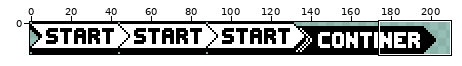
Pixel-art file: Execute/Assets/Sprites/SourcesASE/ContinueButton.ase. The first picture is a wide view before the edit; the outline marks the close-up.
Close-up. Earlier state:
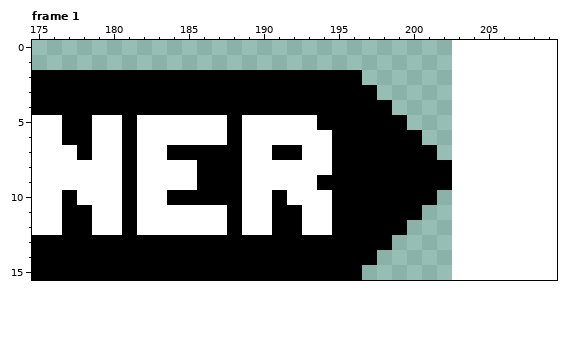
203x16 pixels, 4 frames. Shown: frame 1: x 175..209, y 0..15. The old version is drawn lined up with the new one, on the new canvas. The commit also changed other frames or places, which this record leaves out.
New version:
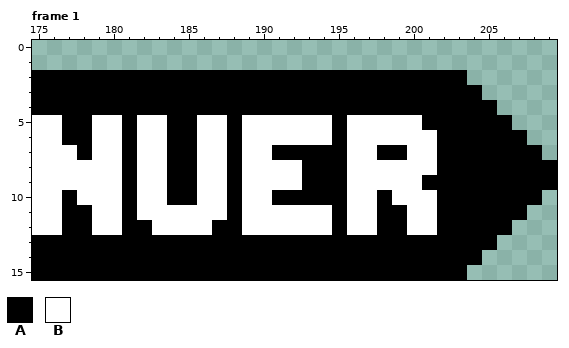
Palette (. is transparent): A #000000  B #ffffff
Diff:
{"change": "canvas 203x16 -> 210x16"}
{"where": "frame 1"}
{"frame":1,"y":2,"x":197,"old":".......","new":"AAAAAAA"}
{"frame":1,"y":3,"x":198,"old":".......","new":"AAAAAAA"}
{"frame":1,"y":4,"x":199,"old":".......","new":"AAAAAAA"}
{"frame":1,"y":5,"x":184,"old":"BB","new":"AA"}
{"frame":1,"y":5,"x":194,"old":"A","new":"B"}
{"frame":1,"y":5,"x":196,"old":"AAAA.......","new":"BBBBBAAAAAA"}
{"frame":1,"y":6,"x":184,"old":"BB","new":"AA"}
{"frame":1,"y":6,"x":196,"old":"AAAAA.......","new":"BBBBBBAAAAAA"}
{"frame":1,"y":7,"x":186,"old":"AA","new":"BB"}
{"frame":1,"y":7,"x":193,"old":"BB","new":"AA"}
{"frame":1,"y":7,"x":196,"old":"AA","new":"BB"}
{"frame":1,"y":7,"x":200,"old":"AA.......","new":"BBAAAAAAA"}
{"frame":1,"y":8,"x":184,"old":"BBAA","new":"AABB"}
{"frame":1,"y":8,"x":193,"old":"BB","new":"AA"}
{"frame":1,"y":8,"x":196,"old":"AAAAAA","new":"BBBBBB"}
{"frame":1,"y":8,"x":203,"old":".......","new":"AAAAAAA"}
{"frame":1,"y":9,"x":184,"old":"BBAA","new":"AABB"}
{"frame":1,"y":9,"x":193,"old":"B","new":"A"}
{"frame":1,"y":9,"x":196,"old":"AAAAA","new":"BBBBB"}
{"frame":1,"y":9,"x":203,"old":".......","new":"AAAAAAA"}
{"frame":1,"y":10,"x":186,"old":"AA","new":"BB"}
{"frame":1,"y":10,"x":192,"old":"BBB","new":"AAA"}
{"frame":1,"y":10,"x":196,"old":"AA","new":"BB"}
{"frame":1,"y":10,"x":199,"old":"AAA.......","new":"BBBAAAAAAA"}
{"frame":1,"y":11,"x":191,"old":"AA","new":"BB"}
{"frame":1,"y":11,"x":196,"old":"AA","new":"BB"}
{"frame":1,"y":11,"x":200,"old":"A.......","new":"BBAAAAAA"}
{"frame":1,"y":12,"x":182,"old":"B","new":"A"}
{"frame":1,"y":12,"x":187,"old":"B","new":"A"}
{"frame":1,"y":12,"x":191,"old":"AA","new":"BB"}
{"frame":1,"y":12,"x":196,"old":"AA","new":"BB"}
{"frame":1,"y":12,"x":200,"old":".......","new":"BBAAAAA"}
{"frame":1,"y":13,"x":199,"old":".......","new":"AAAAAAA"}
{"frame":1,"y":14,"x":198,"old":".......","new":"AAAAAAA"}
{"frame":1,"y":15,"x":197,"old":".......","new":"AAAAAAA"}
{"label":"changed","picture_box":[137,70,557,280]}
